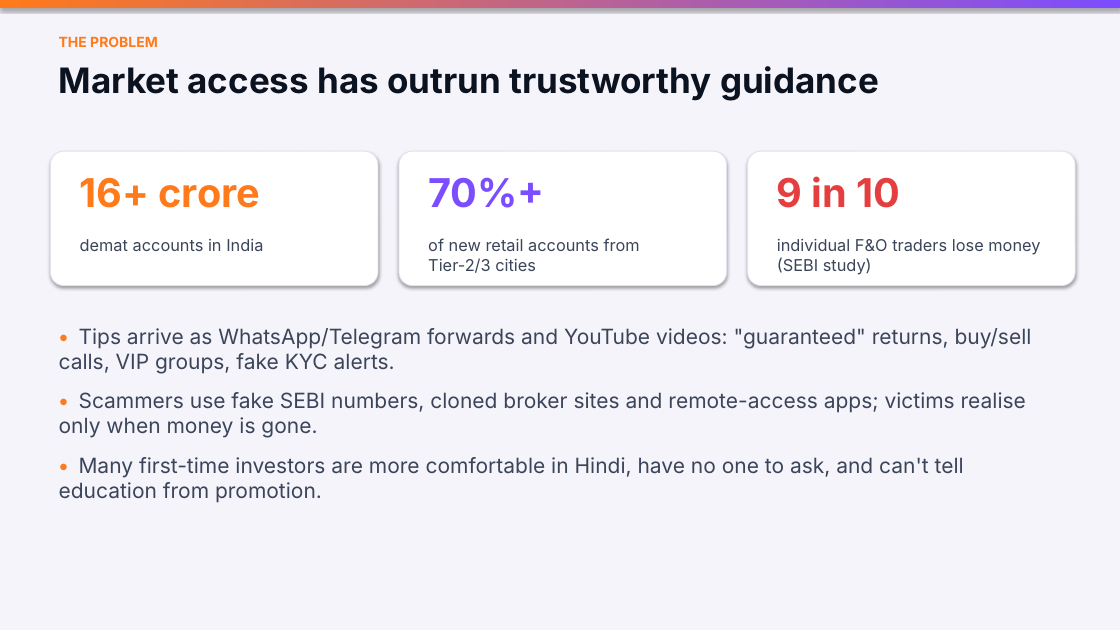
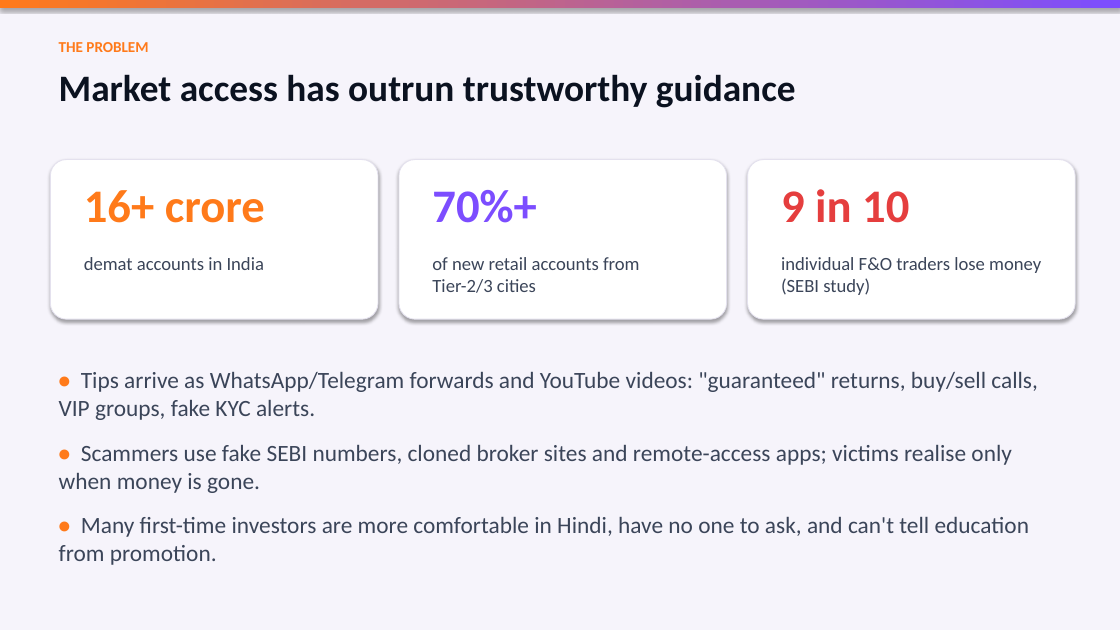
Before and after one commit to RudraPandit0504/nirikshak, a slide deck: slide 2 of presentation/Nirikshak.pptx. Drawn at 1120x630 pixels with LibreOffice and Linux fonts; fonts in the diff are those of the drawing. Boxes give left, top, right and bottom in pixels: in the first picture for what was removed or moved away, otherwise in the second. Text is boxed around its words. In the diff, an @@ line names an element or a change of style, - is before the commit and + after.

Commit message:
Deck: Calibri, fuller layouts, fresh screenshots and calibrated numbers

```diff
--- a/presentation/Nirikshak.pptx
+++ b/presentation/Nirikshak.pptx
@@ text "THE PROBLEM" at (x1=59, y1=42, x2=148, y2=52): size 12 to 13 pt, font Inter to Calibri @@
@@ text "Market access has outrun trustworthy ..." at (x1=59, y1=74, x2=796, y2=108): size 30 to 32 pt, font Inter to Calibri @@
@@ rounded rectangle resized from (x1=50, y1=151, x2=378, y2=286) to (x1=50, y1=160, x2=378, y2=319) @@
@@ text "16+ crore" moved from (x1=80, y1=177, x2=261, y2=208) to (x1=84, y1=190, x2=265, y2=223) @@
@@ rounded rectangle resized from (x1=399, y1=151, x2=727, y2=286) to (x1=399, y1=160, x2=727, y2=319) @@
@@ text "70%+" moved from (x1=428, y1=177, x2=544, y2=208) to (x1=432, y1=190, x2=536, y2=223) @@
@@ rounded rectangle resized from (x1=748, y1=151, x2=1075, y2=286) to (x1=748, y1=160, x2=1075, y2=319) @@
@@ size 34 to 40 pt, font Inter to Calibri in 3 elements at (x1=84, y1=190, x2=265, y2=223), (x1=432, y1=190, x2=536, y2=223), (x1=781, y1=189, x2=909, y2=223) @@
@@ text "9 in 10" moved from (x1=777, y1=176, x2=901, y2=208) to (x1=781, y1=189, x2=909, y2=223) @@
@@ text "demat accounts in India" moved from (x1=80, y1=239, x2=263, y2=251) to (x1=84, y1=257, x2=264, y2=270) @@
@@ text "of new retail accounts from ..." moved from (x1=428, y1=238, x2=640, y2=273) to (x1=432, y1=257, x2=640, y2=293) @@
@@ size 14 to 16 pt, font Inter to Calibri in 3 elements at (x1=84, y1=257, x2=264, y2=270), (x1=432, y1=257, x2=640, y2=293), (x1=781, y1=257, x2=1041, y2=295) @@
@@ text "individual F&O traders lose money ..." moved from (x1=777, y1=239, x2=1040, y2=275) to (x1=781, y1=257, x2=1041, y2=295) @@
@@ text "• Tips arrive as WhatsApp/Telegram ..." moved from (x1=59, y1=328, x2=1032, y2=503) to (x1=59, y1=372, x2=1038, y2=565) @@
@@ text "• Tips arrive as WhatsApp/Telegram ..." at (x1=59, y1=372, x2=1038, y2=565): size 18 to 20 pt, font Inter to Calibri; more space between paragraphs @@
```
Also in this commit, not shown: 13 other slides changed, 1 other file.
